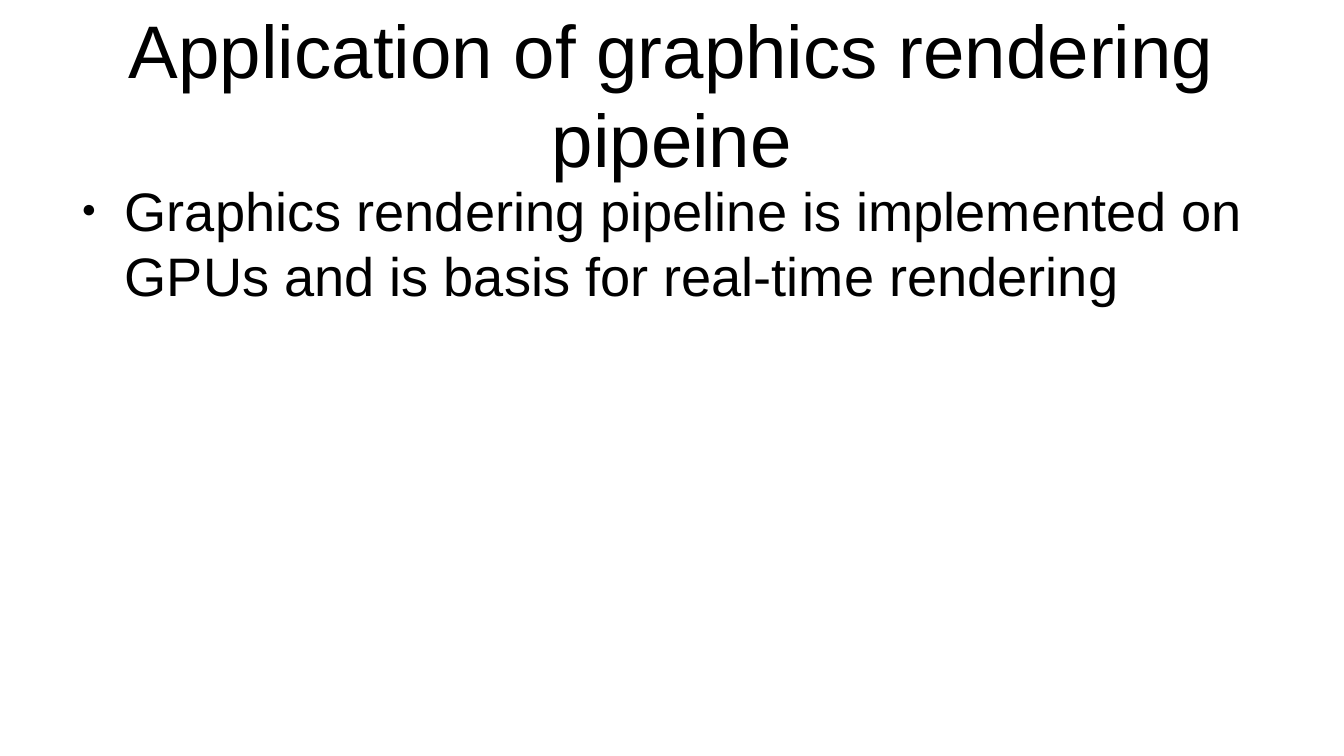
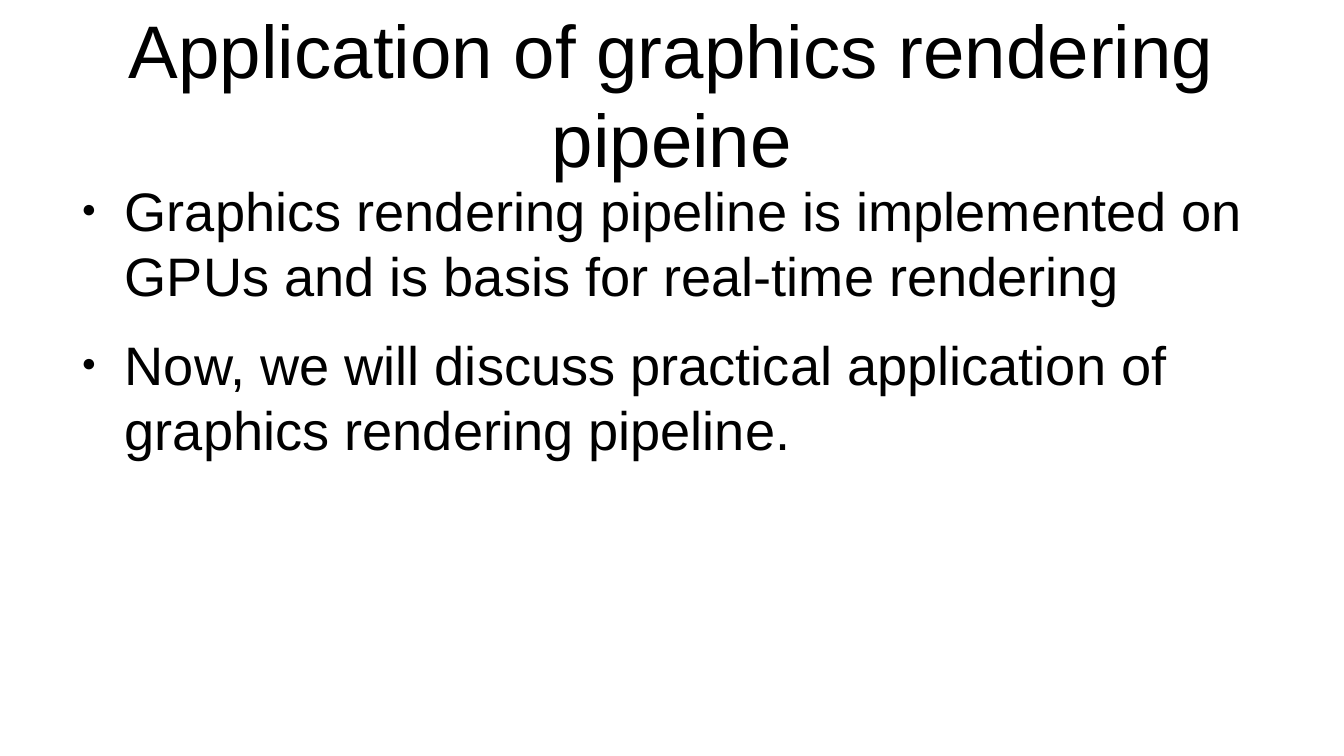
Before and after one commit to lorentzo/IntroductionToComputerGraphics, a slide deck: slide 31 of lectures/4_foundations_rendering/4_3_rasterization.odp (slide 14 before the commit). Drawn at 1344x756 pixels with LibreOffice and Linux fonts; fonts in the diff are those of the drawing. Boxes give left, top, right and bottom in pixels: in the first picture for what was removed or moved away, otherwise in the second. Text is boxed around its words. In the diff, an @@ line names an element or a change of style, - is before the commit and + after.

Commit message:
rasterization, graphics pipeline

```diff
--- a/lectures/4_foundations_rendering/4_3_rasterization.odp
+++ b/lectures/4_foundations_rendering/4_3_rasterization.odp
@@ text at <box>125,345,1166,459</box>: paragraph added @@
+● Now, we will discuss practical application of graphics rendering pipeline.
```
Also in this commit, not shown: 4 other slides changed, 17 slides added, 1 other file.
